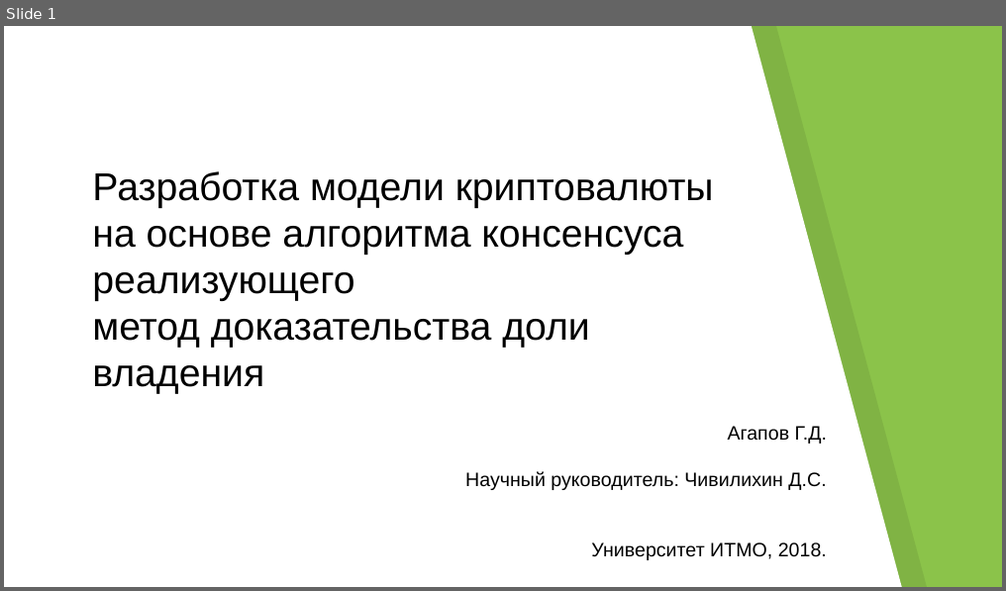
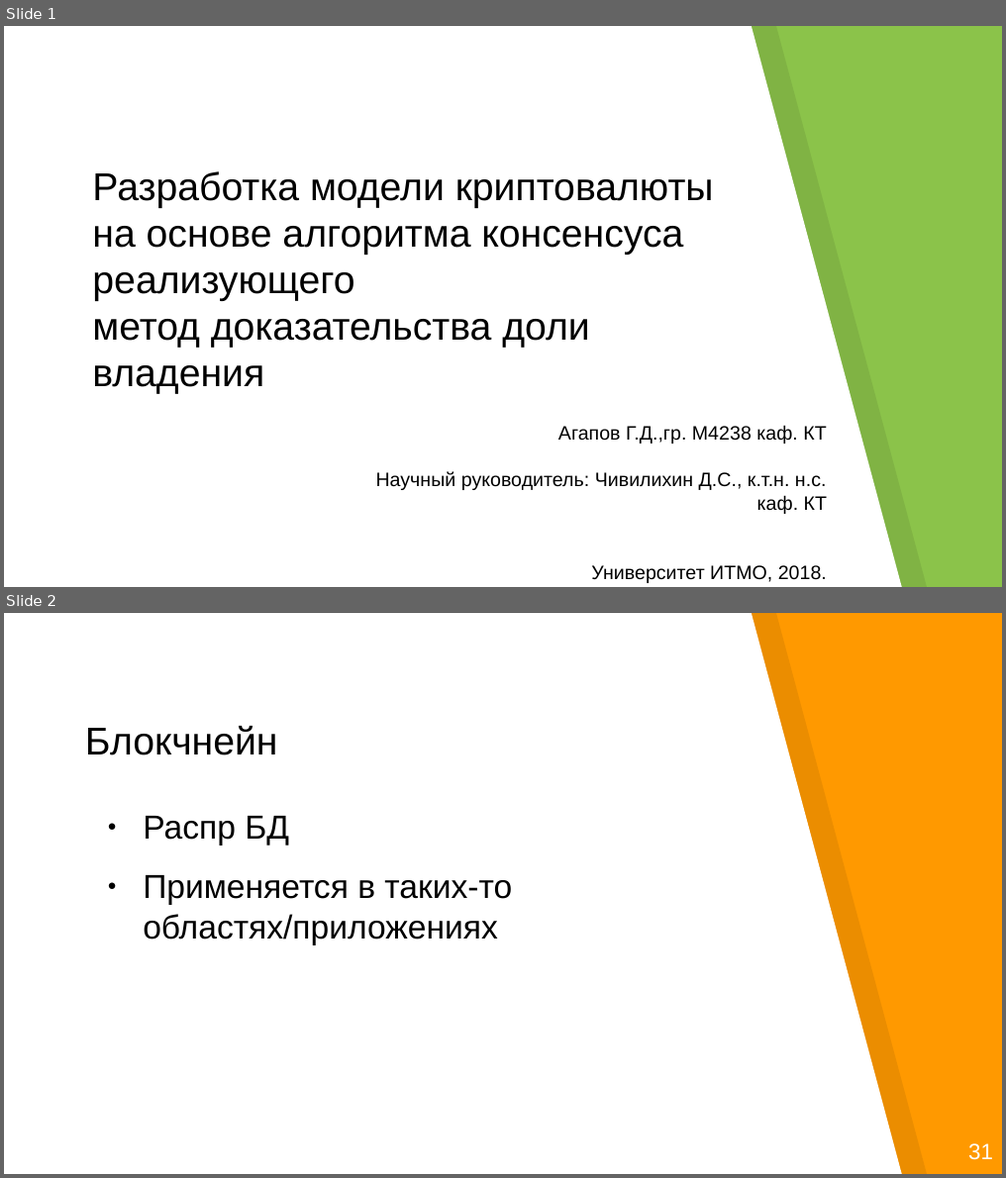
Before and after one commit to georgeee/itmo-master-thesis, a slide deck: presentation.odp. Shown one above the other, each under a label of ours: slide 1 before the commit, slides 1 and 2 after it. The pictures are 1006x591 and 1006x1178 pixels, drawn with LibreOffice and Linux fonts; fonts in the diff are those of the drawing. Boxes give left, top, right and bottom in pixels: in the first picture for what was removed or moved away, otherwise in the second. Text is boxed around its words. In the diff, an @@ line names an element or a change of style, - is before the commit and + after.

```diff
--- a/presentation.odp
+++ b/presentation.odp
@@ slide 2 added at bbox=[4, 613, 1002, 1174], background #FF9900; not listed: 2 template elements that a slide beside it also shows @@
@@ title added at bbox=[85, 726, 278, 756], 28 pt, text #000000 @@
+Блокчнейн
@@ text added at bbox=[143, 816, 512, 946], 24 pt, text #000000 @@
+● Распр БД
+● Применяется в таких-то областях/приложениях
@@ text added at bbox=[968, 1144, 993, 1160], 16 pt, text #FFFFFF @@
+31
@@ slide 1 changed as well @@
@@ text at bbox=[376, 425, 827, 514]: text changed @@
-Агапов Г.Д.
-Научный руководитель: Чивилихин Д.С.
+Агапов Г.Д.,гр. М4238 каф. КТ
+Научный руководитель: Чивилихин Д.С., к.т.н. н.с. каф. КТ
```
Also in this commit, not shown: 24 other slides changed, 3 other slides added, 2 slides removed.
